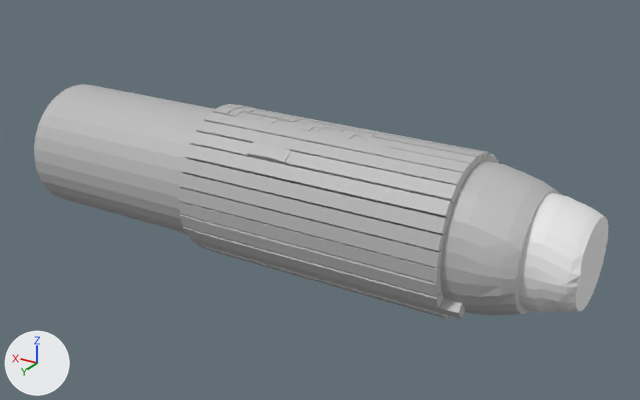
The Blender file Resources/Corn/Corn.blend: old version first, new version second.
Before and after are seen from a 50 mm lens placed at (-6.83, 10.18, 5.08), pointed at (-0.63, -0.15, -0.09). The axes (+X, +Y, +Z) are drawn at lower left. The lights are the same throughout.

Before the edit, the objects in view are built like this:
```python
mat_マテリアル = principled_material('マテリアル')
mat_マテリアル.base_color = (0.5, 0.5, 0.5)  # grey #bcbcbc
me_円柱_001 = bpy.data.meshes.new('円柱.001')
me_円柱_001.from_pydata(...)  # 4236 vertices, 4206 faces; spans x -1.14..1.13, y -1.15..1.11, z -0.98..1.0
me_円柱_001.materials.append(mat_マテリアル)  # grey #bcbcbc
me_円柱_002 = bpy.data.meshes.new('円柱.002')
me_円柱_002.from_pydata(...)  # 256 vertices, 226 faces; spans x -1.0..1.0, y -1.0..1.0, z -1.06..1.0
ob_円柱 = bpy.data.objects.new('円柱', me_円柱_001)
ob_円柱.location = (0.0, 0.0, 0.0)
ob_円柱.rotation_euler = (0.0, 1.571, 0.0)  # degrees (0, 90, 0)
ob_円柱.scale = (1.0, 1.0, 4.07)
ob_円柱_001 = bpy.data.objects.new('円柱.001', me_円柱_002)
ob_円柱_001.location = (-4.3, 0.0, 0.0)
ob_円柱_001.rotation_euler = (0.0, 1.571, 0.0)  # degrees (0, 90, 0)
ob_円柱_001.scale = (0.761, 0.773, 0.367)
```
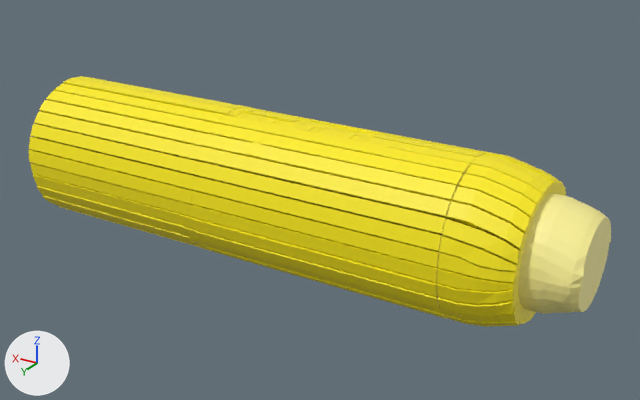
The newer file is also rescaled (x0.782), turned or shifted as a whole; pictures and numbers use the older file's frame.

Patch to the scene script:
```diff
--- a/Resources/Corn/Corn.blend.py
+++ b/Resources/Corn/Corn.blend.py
@@ img_mid @@
+img_mid = load_image('Mid', 'Mid.png', 1024, 1024, 'sRGB')
@@ img_corn @@
+img_corn = load_image('Corn', 'Corn.png', 1024, 1024, 'sRGB')
@@ mat_マテリアル @@
 mat_マテリアル = principled_material('マテリアル')
-mat_マテリアル.base_color = (0.5, 0.5, 0.5)  # grey #bcbcbc
+mat_マテリアル.texture = img_corn
@@ mat_マテリアル_001 @@
+mat_マテリアル_001 = principled_material('マテリアル.001')
+mat_マテリアル_001.texture = img_mid
@@ me_円柱_001 @@
 # used by ob_円柱; location = (0.0, 0.0, 0.0); rotation_euler = (0.0, 1.571, 0.0), in degrees (0, 90, 0); scale = (1.0, 1.0, 4.07)
-me_円柱_001.from_pydata(...)  # 4236 vertices, 4206 faces; spans x -1.14..1.13, y -1.15..1.11, z -0.98..1.0
+me_円柱_001.from_pydata(...)  # 6166 vertices, 6136 faces; spans x -1.14..1.13, y -1.15..1.11, z -0.99..1.0
+# me_円柱_001 part 1: 158 vertices moved from x -1.04..0.95, y -1.14..1.06, z -0.75..0.22 to x -1.04..0.94, y -1.14..1.06, z -0.75..0.22; 6 vertices removed from x -1.05..-0.21, y -0.42..1.09, z -0.81..0.19; 1936 vertices added at x -1.14..1.13, y -1.15..1.11, z -0.99..1.0
+# me_円柱_001 part 2: 4 vertices removed from x -1.1..-1.08, y -0.21..-0.01, z -0.16..-0.09; 4 vertices added at x -1.1..-1.08, y -0.21..-0.01, z -0.16..-0.09
 me_円柱_001.materials.append(mat_マテリアル)
@@ me_円柱_002 @@
 me_円柱_002.from_pydata(...)  # 256 vertices, 226 faces; spans x -1.0..1.0, y -1.0..1.0, z -1.06..1.0
+me_円柱_002.materials.append(mat_マテリアル_001)  # picture img_mid
@@ ob_円柱_001 @@
 ob_円柱_001 = bpy.data.objects.new('円柱.001', me_円柱_002)
-ob_円柱_001.location = (-4.3, 0.0, 0.0)
+ob_円柱_001.location = (-4.33, 0.0, 0.0)
 ob_円柱_001.rotation_euler = (0.0, 1.571, 0.0)  # degrees (0, 90, 0)
```

Pixel boxes [x1, y1, x2, y2] of what changed, in the pictures (640 x 400 px; the box of a moved part takes in the faces that stretch with it):
'円柱', surface changed, reshaped (grey to yellow, 7% taller)
    before: [34, 84, 559, 319]
    after: [28, 76, 566, 327]
'円柱.001', recoloured, moved (white to yellow)
    before: [519, 193, 608, 313]
    after: [518, 193, 611, 314]
part 1 of me_円柱_001, built on
    before: [185, 106, 492, 308]
    after: [28, 76, 566, 327]
part 2 of me_円柱_001, moved or reshaped
    before: [294, 120, 321, 126]
    after: [301, 121, 330, 128]
